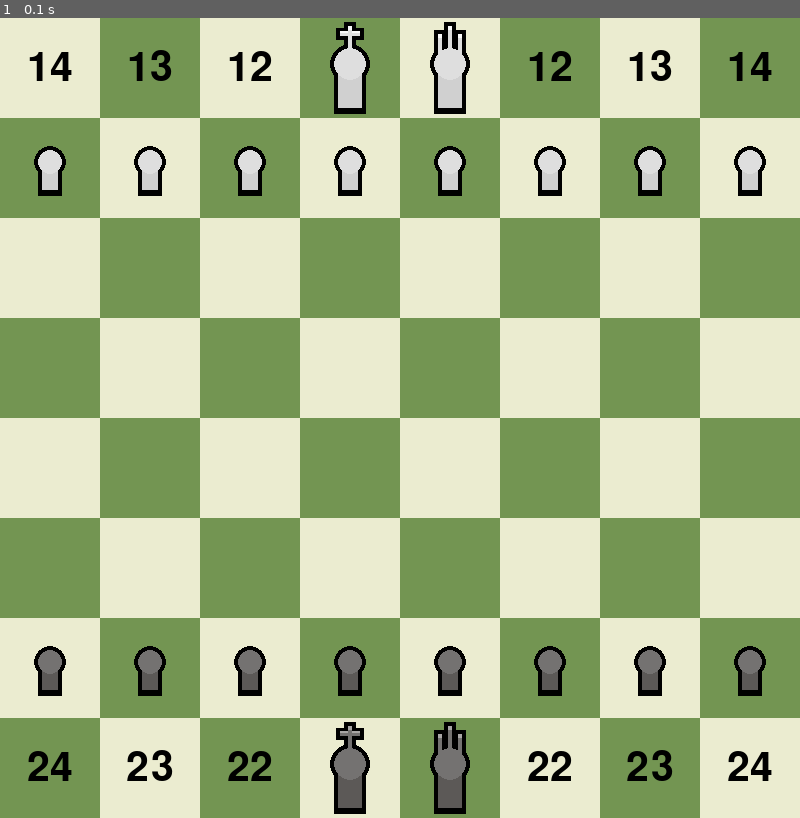
Above: before the commit, frame 1.
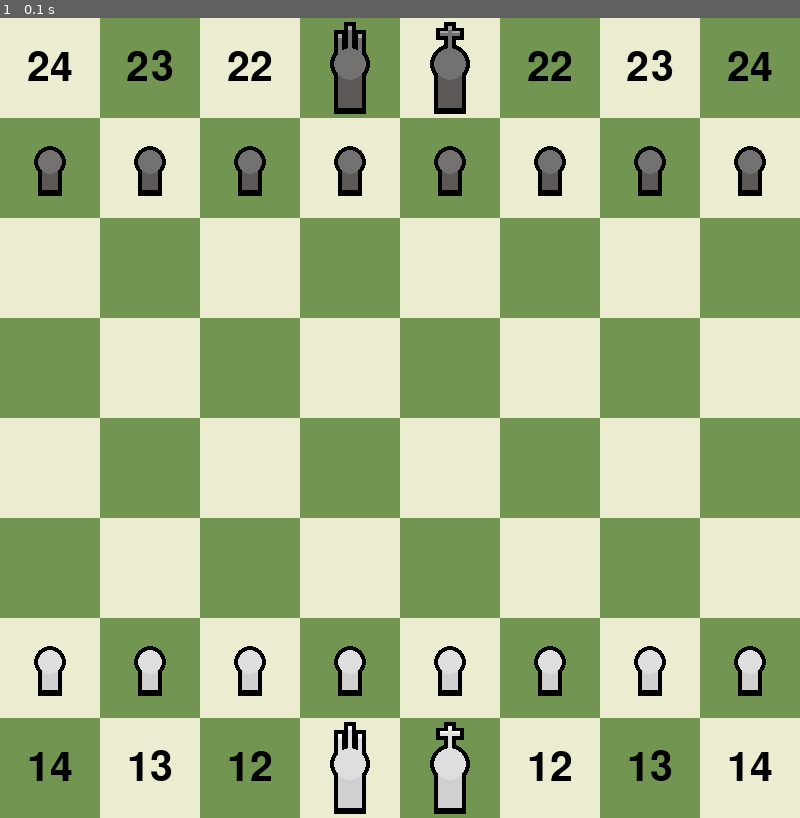
Above: after the commit, the same moment.

Repository: AvSchizo/chess_1
Game: pygame game, started from Main_Window.py
Same seed, same stepped clock (60 frames per second), same inputs: the game is played once before the commit and once after it.
Inputs:
- Up to frame 1 (0.1 s): no input

The runs differ from the first frame. In frame 1, 3.8% of the frame differs, in the area x 3-96%, y 1-99%.

Commit message:
Update Main_Window.py

Diff:
--- a/Main_Window.py
+++ b/Main_Window.py
@@ -115,12 +115,17 @@
 
 # globals
 glos = {
-	"font": pygame.font.Font(None, 36),
+	"turn": 1,
+	# 0: anyone can move any piece that isn't empty
+	# 1: anyone can move only pieces for which color's turn it is
+	# 2: can move any piece that isn't empty, if it's such person's turn
+	# 3: can only move your pieces on your turn (regular chess)
+	"turnSharp": 1,
 }
 
 # personal
 pers = {
-	"side": 2,
+	"side": 1,
 	"selected": None,
 	"currentFrame": 0,
 	"inputs": [],
@@ -173,6 +178,29 @@
 
 
 
+
+
+
+def checkValidMove(s, l, b):
+
+	p = b[s[0]][s[1]]
+
+	if int(str(p)[-1]) == 0 :
+		print('poopy')
+
+	return True
+
+
+
+
+
+
+
+
+
+
+
+
 screen = pygame.display.set_mode([preferences["squareSize"]*8]*2)
 clock = pygame.time.Clock()
 from piece_pygame_surfaces.circleSurface import circleSurface
@@ -234,20 +262,48 @@
 	foi = pers["inputs"][pers["currentFrame"]-2]
 
 
-	if fop[1][0] and not foi[1][0] and pers["board"][fop[0][0]][fop[0][1]] != 0:
+
+	if fop[1][0] and not foi[1][0]:
 		# if clicking now but not previous frame
-		pers["selected"] = []
-		for i in range(2):
-			pers["selected"].append(fop[0][i])
+
+		bPiece = pers["board"][fop[0][0]][fop[0][1]]
+		if bPiece != 0:
+			# if clicking a valid square
+
+			clickable = False
+
+			ts = glos["turnSharp"]
+			if ts == 0:
+				clickable = True
+			if ts == 1 and int(bPiece/10)%2 == glos["turn"]%2:
+				clickable = True
+			if ts == 2 and pers["side"]%2 == (glos["turn"])%2:
+				clickable = True
+			if ts == 3 and pers["side"]%2 == (glos["turn"])%2 and int(bPiece/10)%2 == glos["turn"]%2:
+				clickable = True
+
+
+			if clickable:
+				pers["selected"] = []
+				for i in range(2):
+					pers["selected"].append(fop[0][i])
+
+
+
 
 	elif not fop[1][0] and pers["selected"] != None:
 		# releasing
 
-		if [fop[0][0], fop[0][1]] != pers["selected"]:
+		if [fop[0][0], fop[0][1]] != pers["selected"] and checkValidMove(pers["selected"], [fop[0][0], fop[0][1]], pers["board"]):
+			# not on same square
+
 			pers["board"][fop[0][0]][fop[0][1]] = pers["board"][pers["selected"][0]][pers["selected"][1]]
 			pers["board"][pers["selected"][0]][pers["selected"][1]] = 0
 			glos["board"] = updateBoard(pers["side"])
 
+			glos["turn"] += 1
+
+
 		pers["selected"] = None
 
 
